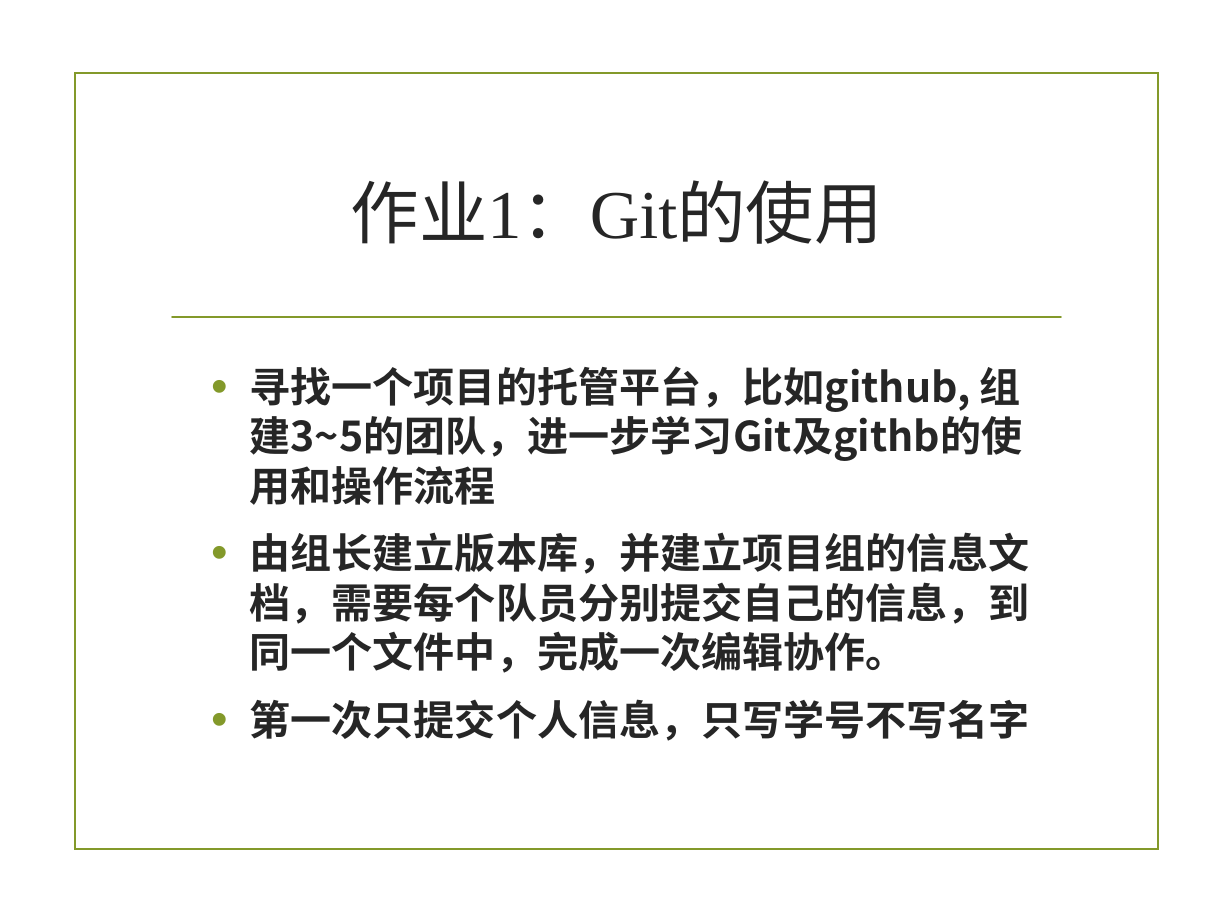
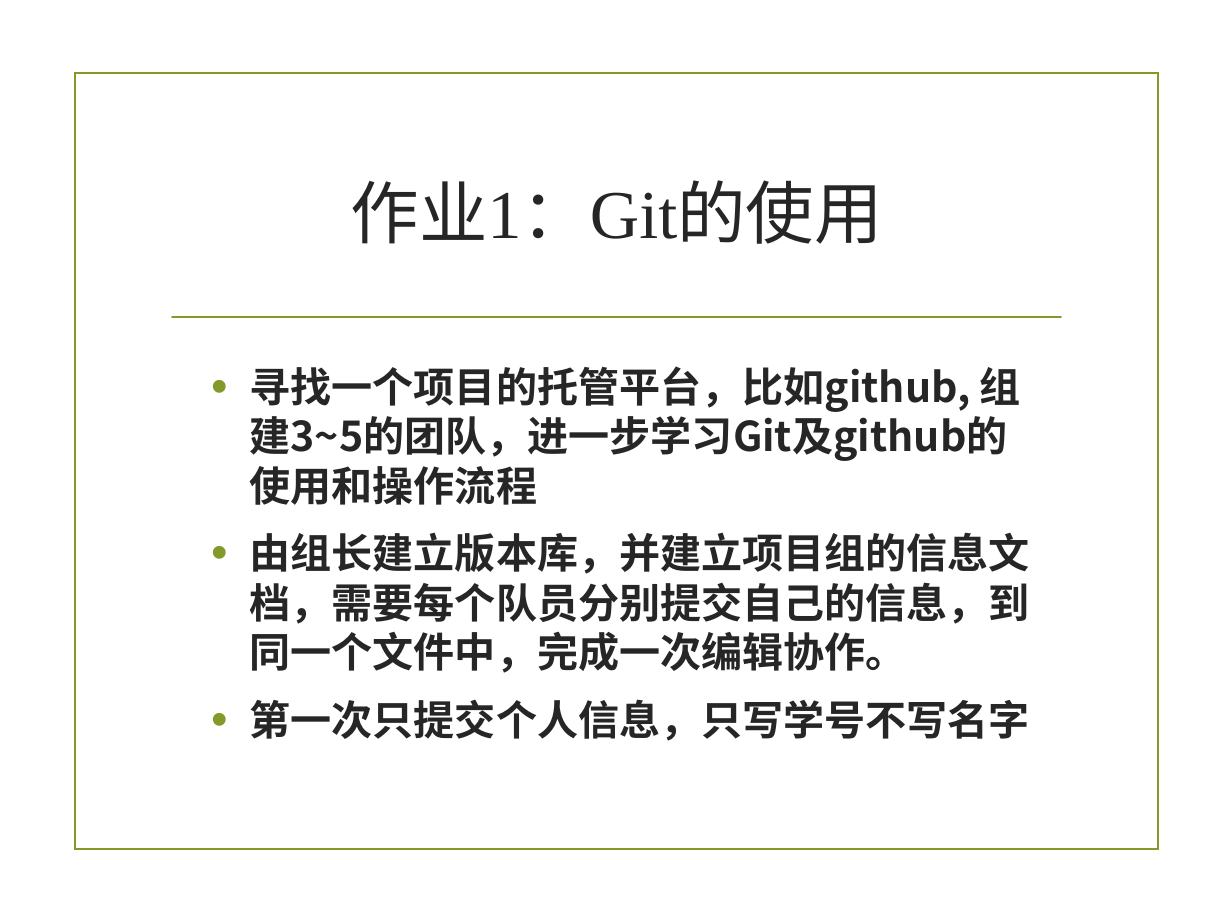
Before and after one commit to zuoshenghuang/curriculum, a slide deck: slide 53 of software/Ch_2_collaboration.pptx. Drawn at 1232x924 pixels with LibreOffice and Linux fonts; fonts in the diff are those of the drawing; background and template pictures are left out. Boxes give left, top, right and bottom in pixels: in the first picture for what was removed or moved away, otherwise in the second. Text is boxed around its words. In the diff, an @@ line names an element or a change of style, - is before the commit and + after.

```diff
--- a/software/Ch_2_collaboration.pptx
+++ b/software/Ch_2_collaboration.pptx
@@ text at [250, 366, 1021, 461]: text changed @@
-• 寻找一个项目的托管平台，比如github, 组建3~5的团队，进一步学习Git及githb的使用和操作流程
+• 寻找一个项目的托管平台，比如github, 组建3~5的团队，进一步学习Git及github的使用和操作流程
```
Also in this commit, not shown: 1 other file.
